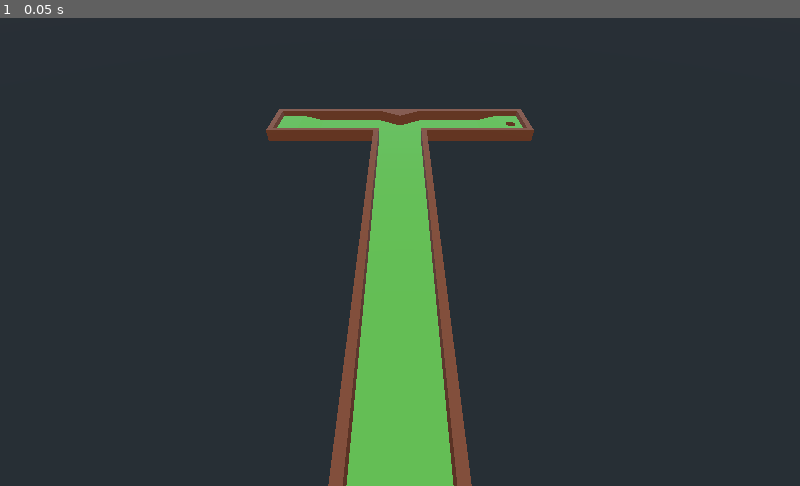
Above: before the commit, frame 1.
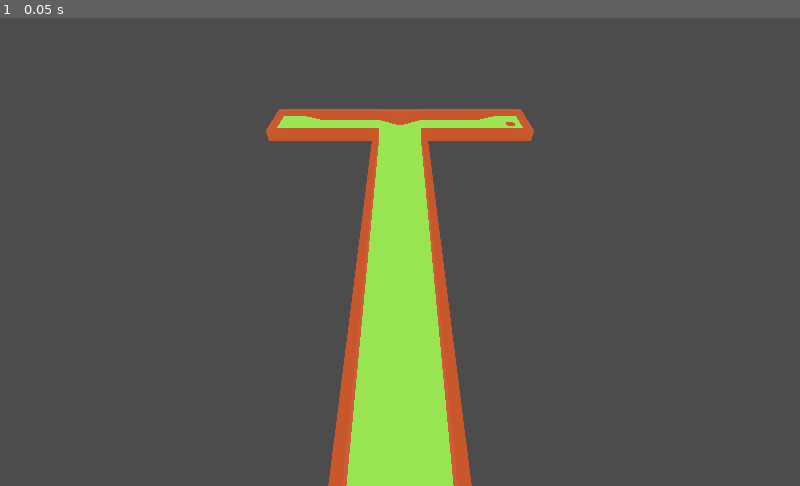
Above: after the commit, the same moment.

Repository: arch13b4ld/godot-game-engine-projects
Game: Godot game, scene res://data/Main.tscn
The game is run twice, just before and just after one commit, with the same random seed, the same clock (stepped at 60 frames per second) and the same inputs. The project has no main scene, so this scene is started directly.
Inputs:
- Up to frame 1 (0.05 s): no input

The runs differ from the first frame. In frame 1, 100% of the frame differs, in the area x 0-100%, y 0-100%.

Commit message:
Added Hole collision shape

Diff:
--- a/06-3d-minigolf/data/Main.tscn
+++ b/06-3d-minigolf/data/Main.tscn
@@ -1,6 +1,12 @@
-[gd_scene load_steps=2 format=2]
+[gd_scene load_steps=4 format=2]
 
 [ext_resource path="res://assets/meshlibrary.tres" type="MeshLibrary" id=1]
+
+[sub_resource type="Environment" id=1]
+ambient_light_color = Color( 1, 1, 1, 1 )
+
+[sub_resource type="SphereShape" id=2]
+radius = 0.170157
 
 [node name="Main" type="Node"]
 
@@ -16,3 +22,15 @@
 
 [node name="Camera" type="Camera" parent="."]
 transform = Transform( 1, 0, 0, 0, 0.707107, 0.707107, 0, -0.707107, 0.707107, -1, 7, 2 )
+
+[node name="WorldEnvironment" type="WorldEnvironment" parent="."]
+environment = SubResource( 1 )
+
+[node name="PositionBall" type="Position3D" parent="."]
+transform = Transform( 1, 0, 0, 0, 1, 0, 0, 0, 1, -1, 1.15, 0 )
+
+[node name="Hole" type="Area" parent="."]
+transform = Transform( 1, 0, 0, 0, 1, 0, 0, 0, 1, 3.4, 1, -11.001 )
+
+[node name="CollisionShape" type="CollisionShape" parent="Hole"]
+shape = SubResource( 2 )
